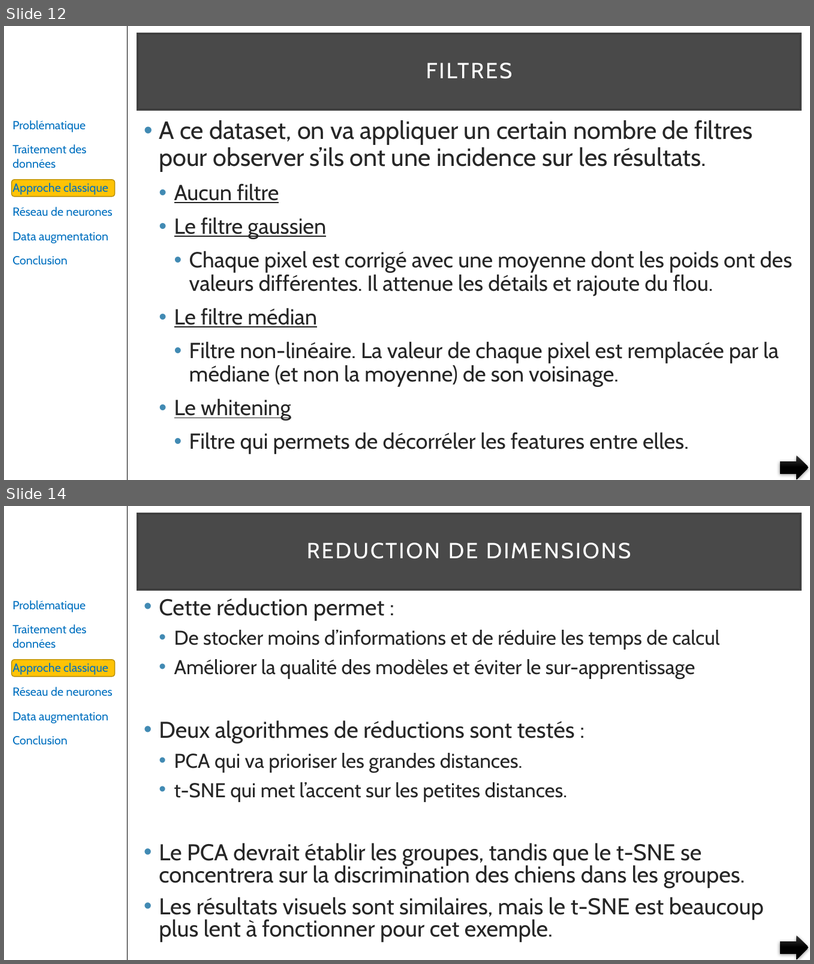
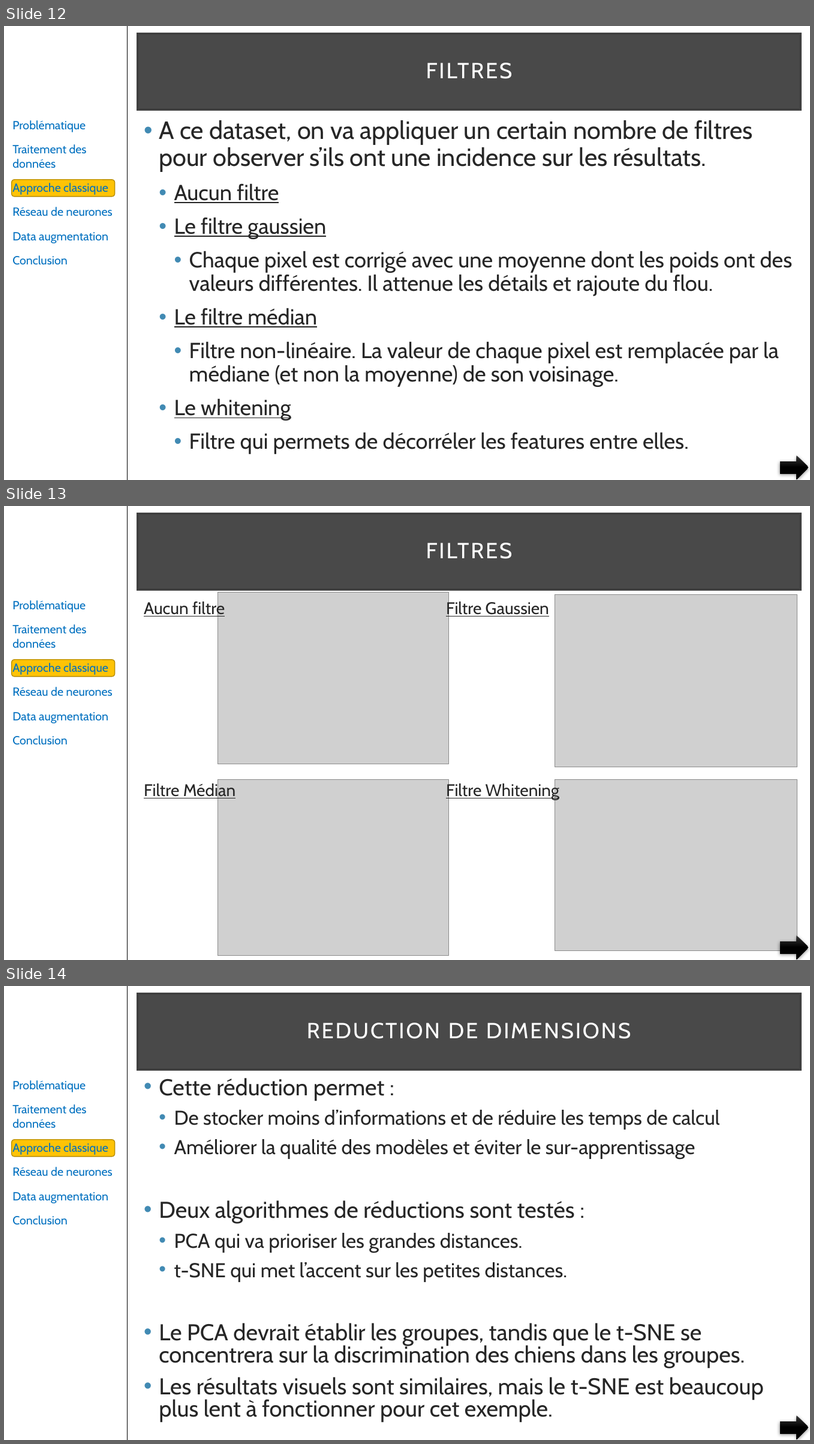
Before and after one commit to pfroide/python, a slide deck: Projet_7/p7.pptx. Shown one above the other, each under a label of ours: slides 12 and 14 before the commit, slides 12, 13 and 14 after it; the slides between them are not shown. The pictures are 814x964 and 814x1444 pixels, drawn with LibreOffice and Linux fonts; fonts in the diff are those of the drawing; grey boxes stand for pictures. Boxes give left, top, right and bottom in pixels: in the first picture for what was removed or moved away, otherwise in the second. Text is boxed around its words. In the diff, an @@ line names an element or a change of style, - is before the commit and + after.

```diff
--- a/Projet_7/p7.pptx
+++ b/Projet_7/p7.pptx
@@ slide 13 added at bbox=[4, 506, 810, 960], background #FFFFFF; not listed: 3 template elements that a slide beside it also shows @@
@@ title added at bbox=[138, 514, 801, 589], fill #0D0D0D at 75% opacity, outline #404040 2.5 pt, 26 pt, text #FFFFFF @@
+FILTRES
@@ picture added at bbox=[218, 592, 449, 764] @@
@@ picture added at bbox=[556, 595, 798, 767] @@
@@ text added at bbox=[144, 600, 560, 799], 20 pt, text #262626, underline @@
+Aucun filtre Filtre Gaussien
+Filtre Médian Filtre Whitening
@@ picture added at bbox=[218, 780, 449, 955] @@
@@ picture added at bbox=[556, 780, 798, 951] @@
@@ right arrow added at bbox=[781, 936, 809, 959], fill gradient #393939 to #000000 @@
```
Also in this commit, not shown: 2 slides changed, 1 slide removed.
